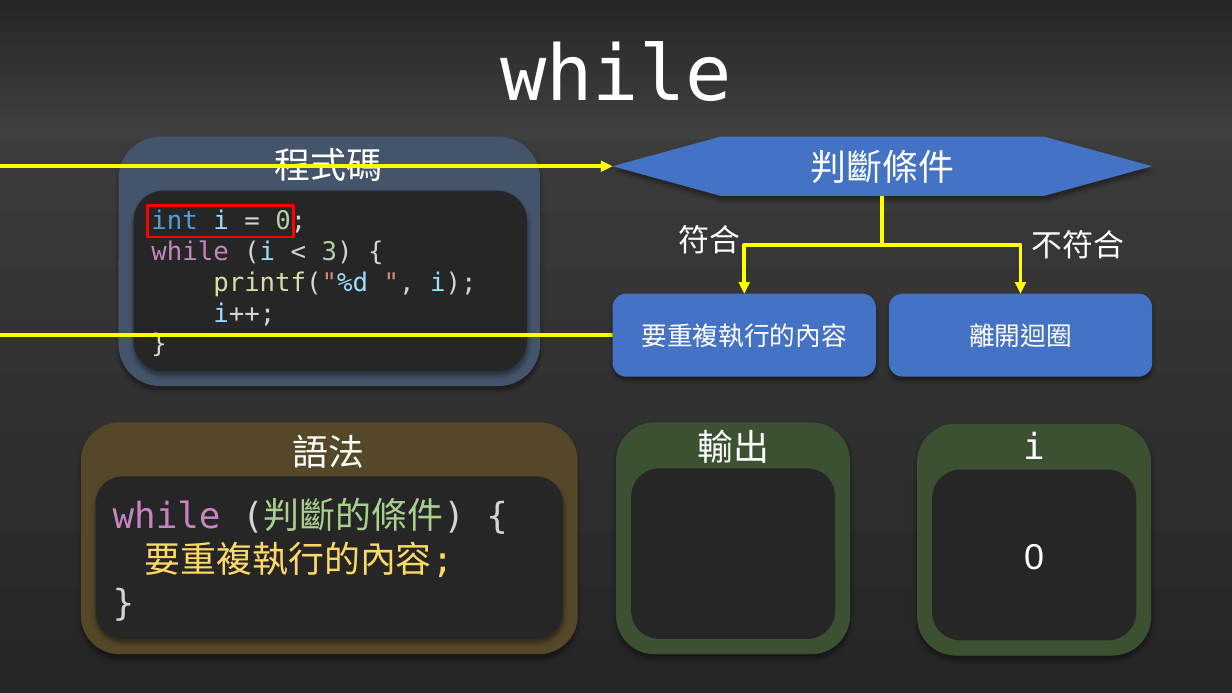
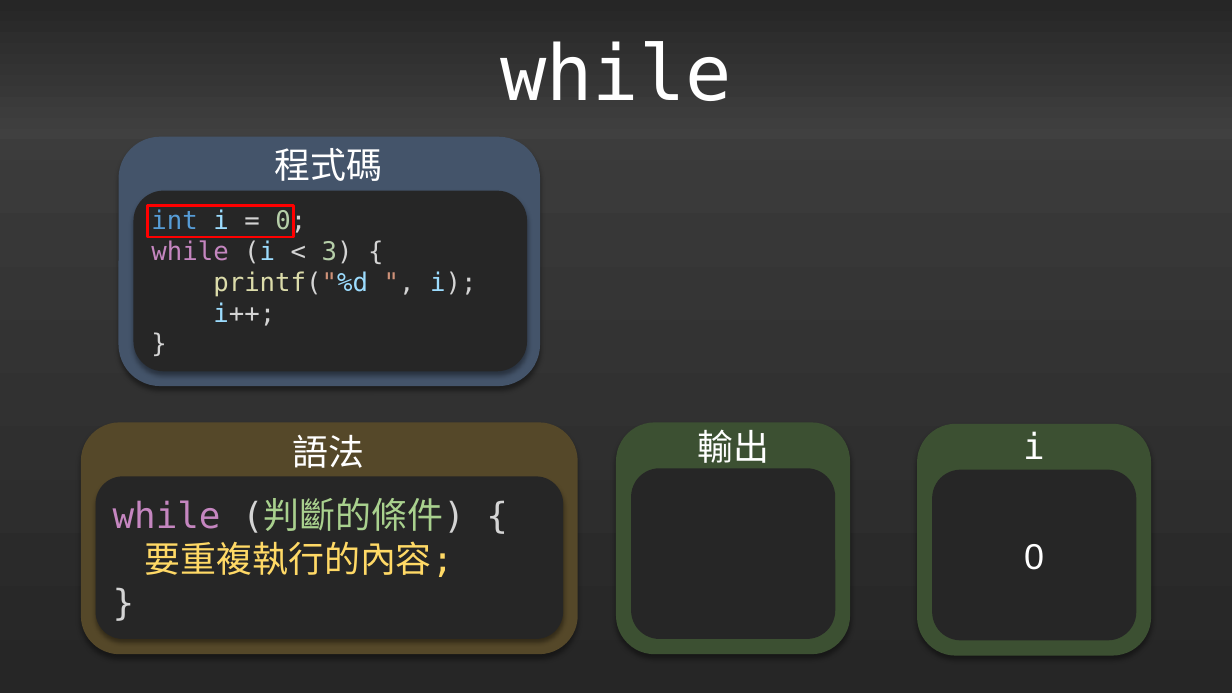
Before and after one commit to liuutin9/liuutin9.github.io, a slide deck: slide 59 of Shared-Files/電機營C語言Day2.pptx. Drawn at 1232x693 pixels with LibreOffice and Linux fonts; fonts in the diff are those of the drawing. Boxes give left, top, right and bottom in pixels: in the first picture for what was removed or moved away, otherwise in the second. Text is boxed around its words. In the diff, an @@ line names an element or a change of style, - is before the commit and + after.

```diff
--- a/Shared-Files/電機營C語言Day2.pptx
+++ b/Shared-Files/電機營C語言Day2.pptx
@@ group removed at (590, 137, 1153, 377): 3 elbow arrows, 2 rounded rectangles, 2 texts, 1 flow chart preparation @@
-判斷條件
-要重複執行的內容
-符合
-離開迴圈
-不符合
```
Also in this commit, not shown: 29 other slides changed, 24 slides added, 15 slides removed.
